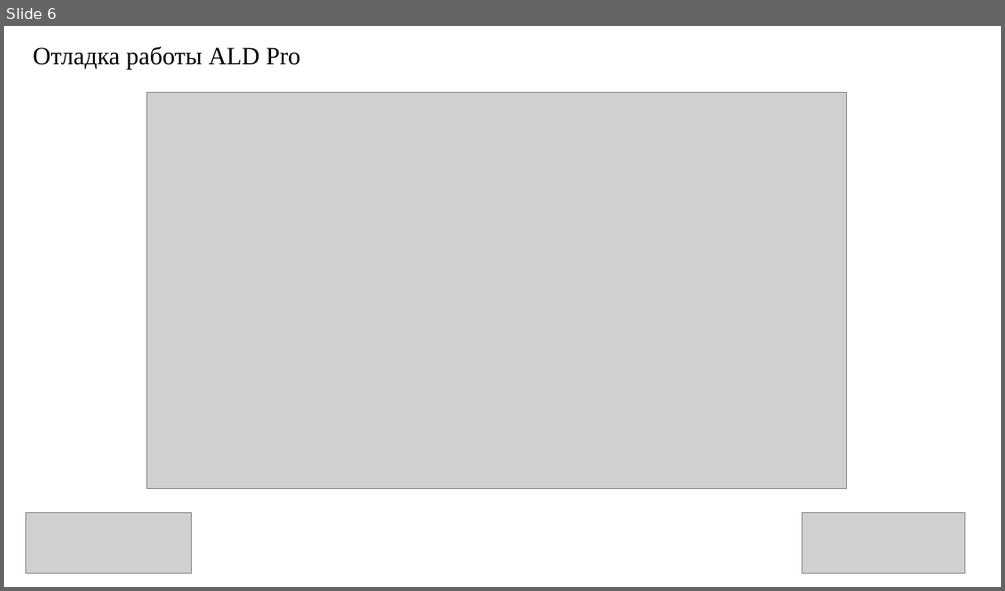
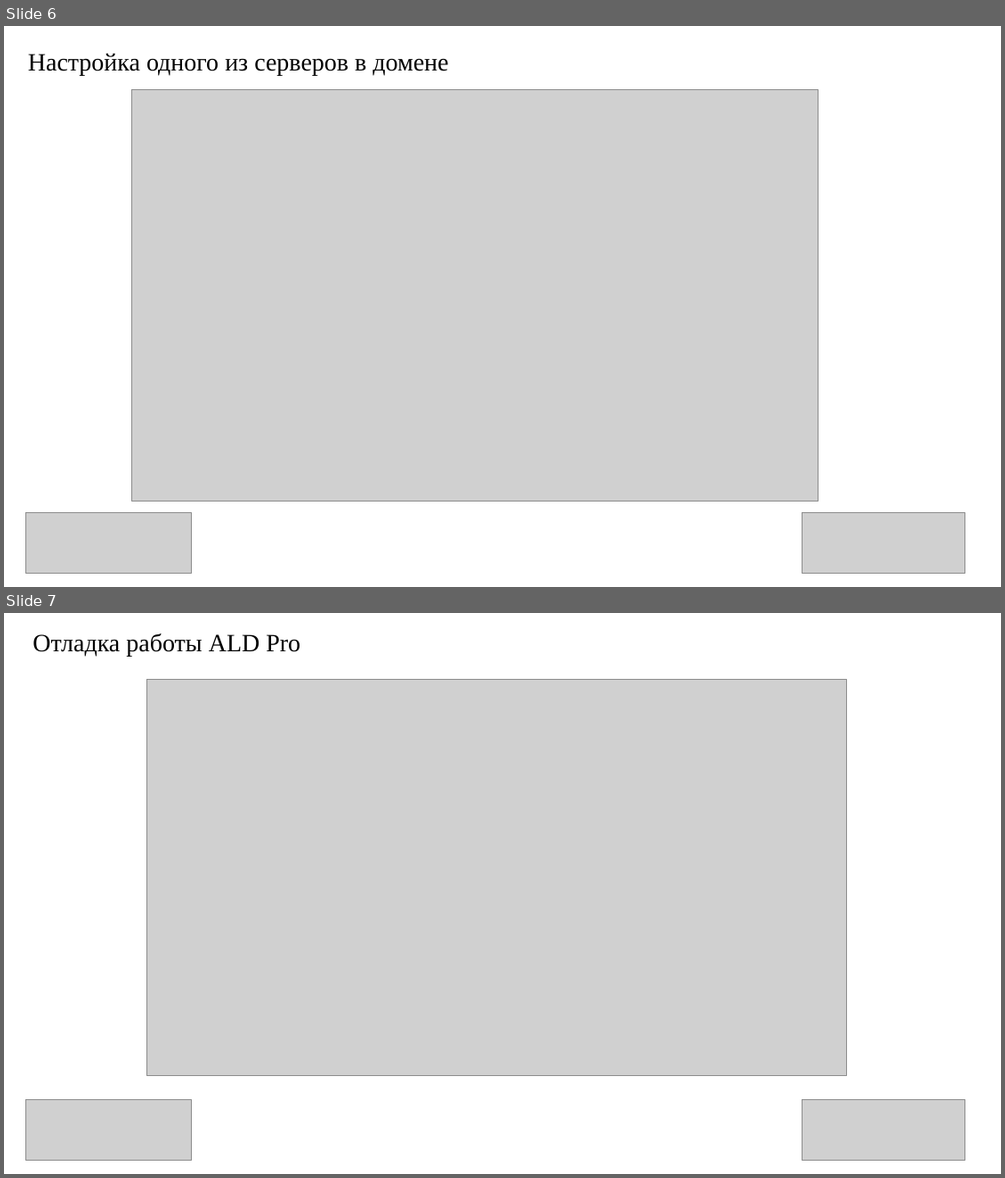
Before and after one commit to dhxgc/diplom, a slide deck: practice/Презент. практ. Куваев Т., Са-401.pptx. Shown one above the other, each under a label of ours: slide 6 before the commit, slides 6 and 7 after it. The pictures are 1005x591 and 1005x1178 pixels, drawn with LibreOffice and Linux fonts; fonts in the diff are those of the drawing; grey boxes stand for pictures. Boxes give left, top, right and bottom in pixels: in the first picture for what was removed or moved away, otherwise in the second. Text is boxed around its words. In the diff, an @@ line names an element or a change of style, - is before the commit and + after.

```diff
--- a/practice/Презент. практ. Куваев Т., Са-401.pptx
+++ b/practice/Презент. практ. Куваев Т., Са-401.pptx
@@ slide 6 added at [4, 26, 1001, 587], background #FFFFFF @@
@@ title added at [28, 53, 448, 75], 24 pt, text #000000 @@
+Настройка одного из серверов в домене
@@ picture added at [131, 89, 817, 500] @@
@@ picture added at [25, 513, 192, 572] @@
@@ picture added at [802, 513, 966, 572] @@
@@ what was slide 6 is now slide 7 @@
```
Also in this commit, not shown: 1 other slide added, 1 slide removed.
